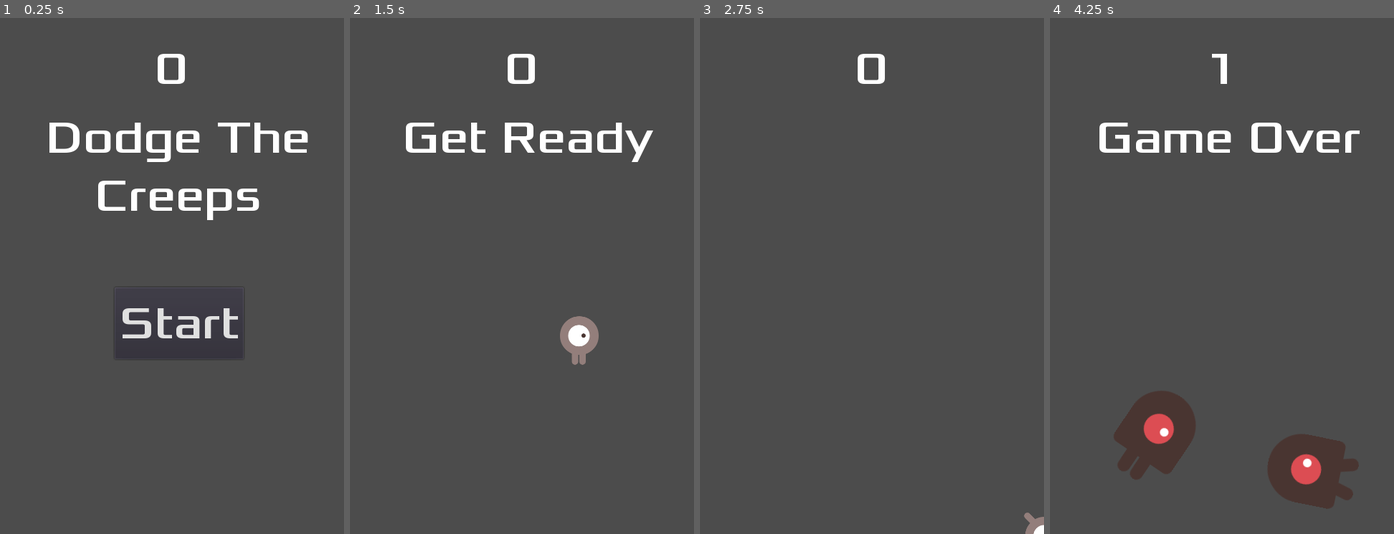
Above: before the commit, frames 1-4 (left to right).
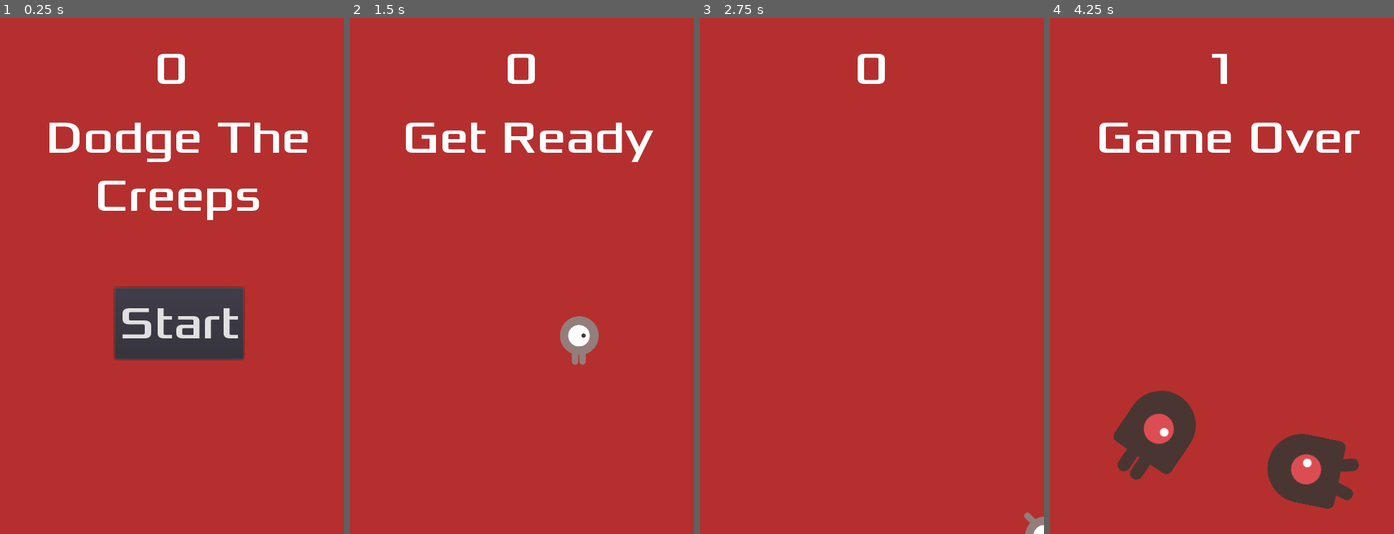
Above: after the commit, the same moments.

Repository: marcelosans/Dodge-The-Creeps-Marcel-Lejk
Game: Godot game, scene res://Main.tscn
The game is run twice, just before and just after one commit, with the same random seed, the same clock (stepped at 60 frames per second) and the same inputs.
Inputs:
- Up to frame 1 (0.25 s): no input
- Up to frame 2 (1.5 s): click "Start" at 0.5 s; tap Enter at 1.25 s; hold Right (move_right) from 1.28 s (still down)
- Up to frame 3 (2.75 s): release Right (move_right) at 2.03 s; hold Down (move_down) from 2.03 s (still down)
- Up to frame 4 (4.25 s): release Down (move_down) at 2.78 s; hold Right (move_right) 2.78-3.53 s; hold Up (move_up) from 3.53 s (still down)

The runs differ from the first frame. In frame 1, 92% of the frame differs, in the area x 0-100%, y 0-100%; in frame 2, 97%; in frame 3, 100%; in frame 4, 93%.

Commit message:
Canviem el Fons

Diff:
--- a/Main.tscn
+++ b/Main.tscn
@@ -13,6 +13,11 @@
 [node name="Main" type="Node"]
 script = ExtResource( 2 )
 mob_scene = ExtResource( 3 )
+
+[node name="ColorRect" type="ColorRect" parent="."]
+margin_right = 480.0
+margin_bottom = 720.0
+color = Color( 0.713726, 0.188235, 0.188235, 1 )
 
 [node name="Player" parent="." instance=ExtResource( 1 )]
 
